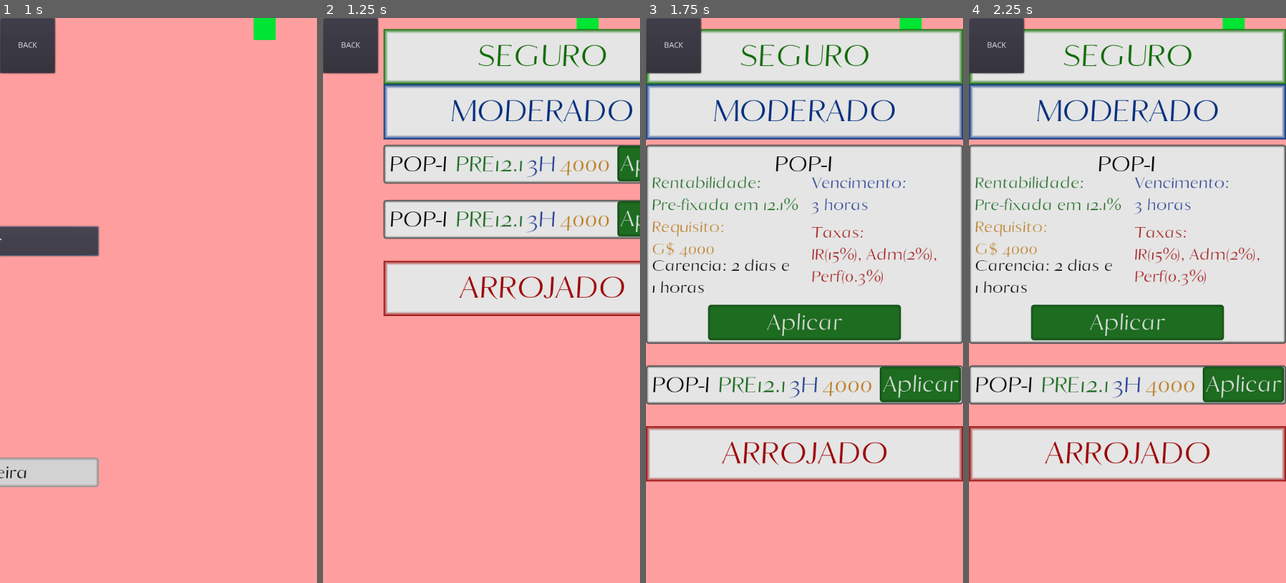
Above: before the commit, frames 1-4 (left to right).
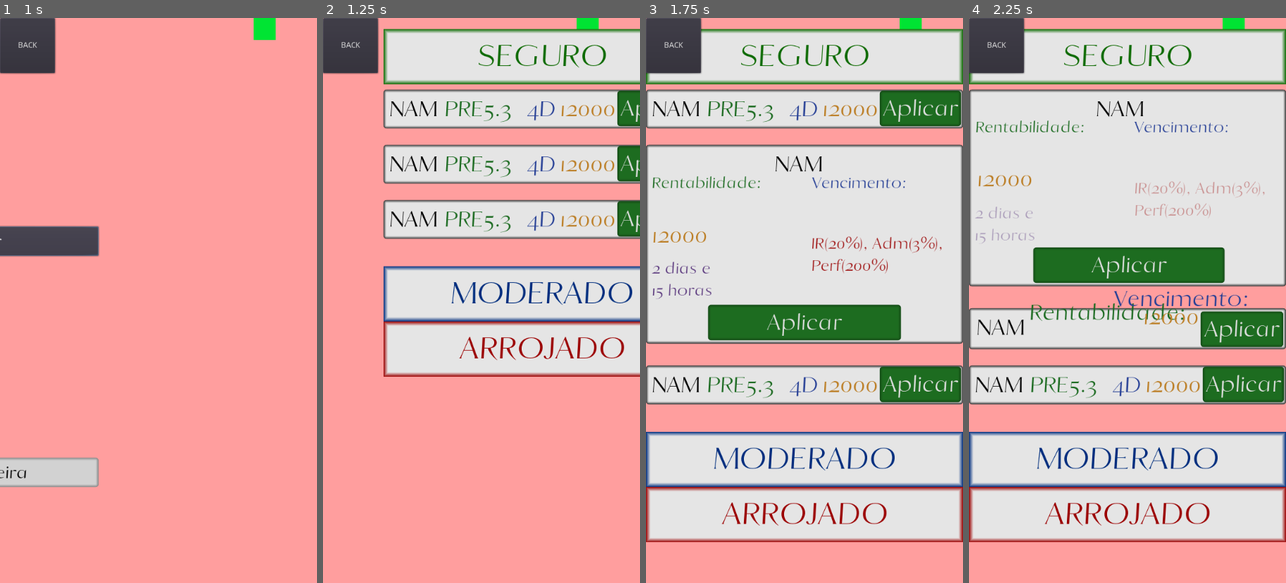
Above: after the commit, the same moments.

Repository: AndreMoukarzel/Grana-Preta
Game: Godot game, scene res://broker/Broker.tscn
Same seed, same stepped clock (60 frames per second), same inputs: the game is played once before the commit and once after it. This scene is started directly instead of the project's main scene.
Inputs (mouse positions are in pixels of both pictures, inside the frame that each line leads up to):
- Up to frame 1 (1 s): click "Investir" at 0.5 s
- Up to frame 2 (1.25 s): no input
- Up to frame 3 (1.75 s): click (864, 164) at 1.25 s, where only the run before the commit has a clickable "POP-I"
- Up to frame 4 (2.25 s): click (1127, 108) at 2 s, where only the run after the commit has a clickable "NAM"

Frame 1 is identical in both runs. In frame 2, 18% of the frame differs, in the area x 18-100%, y 11-64%; in frame 3, 24%; in frame 4, 36%, in the area x 0-100%, y 11-93%.
Error after the commit: Invalid get index '99' (on base: 'Array'). (res://broker/bond/BondGenerator.gd:29)

Commit message:
Add bond generation and display fixes

Diff:
--- a/broker/BondDisplay.gd
+++ b/broker/BondDisplay.gd
@@ -15,11 +15,10 @@
 
 
 func _ready():
-	for i in range(2):
-		var Bond = add_bond(ModerBonds)
-		Bond.setup("POP-I", 12.1, "Pre-fixada", [0, 3], 4000, [2, 1], [15, 2, 0.3])
-		Bond.connect("opened", self, "bond_opened")
-		Bond.connect("closed", self, "bond_closed")
+#	for i in range(2):
+#		var Bond = add_bond(ModerBonds)
+#		Bond.setup("POP-I", 12.1, "Pre-fixada", [0, 3], 4000, [2, 1], [15, 2, 0.3])
+	$BondGenerator.generate()
 	s_pos = $Safe.rect_position.y
 	m_pos = $Moderate.rect_position.y
 	c_pos = $Chanceful.rect_position.y
@@ -28,6 +27,9 @@
 func add_bond(parent):
 	var Bond = BOND_SCN.instance()
 	Bond.rect_position.y =  parent.get_child_count() * 100
+	Bond.set_name(str(parent.get_child_count()))
+	Bond.connect("opened", self, "bond_opened")
+	Bond.connect("closed", self, "bond_closed")
 	parent.add_child(Bond)
 
 	if parent != ChanceBonds:
@@ -37,6 +39,7 @@
 		total_height += 110
 
 	return Bond
+
 
 func close_all_bonds(exception = null):
 	for child in $Safe/Bonds.get_children():
@@ -76,8 +79,8 @@
 	close_all_bonds(bond)
 	for child in bond.get_parent().get_children():
 		if child.rect_global_position.y > pos_y:
-			var pos = child.rect_position.y
-			$Tween.interpolate_property(child, "rect_position:y", pos, pos + BOND_EXPANSION, TWN_TIME, Tween.TRANS_QUAD, Tween.EASE_IN_OUT)
+			var pos = int(child.get_name()) * 100
+			$Tween.interpolate_property(child, "rect_position:y", null, pos + BOND_EXPANSION, TWN_TIME, Tween.TRANS_QUAD, Tween.EASE_IN_OUT)
 
 	if group != "Chanceful":
 		$Tween.interpolate_property($Chanceful, "rect_position:y", null, c_pos + BOND_EXPANSION, TWN_TIME, Tween.TRANS_QUAD, Tween.EASE_IN_OUT)
@@ -95,8 +98,8 @@
 	disable_all_bonds()
 	for child in bond.get_parent().get_children():
 		if child.rect_global_position.y > pos_y:
-			var pos = child.rect_position.y
-			$Tween.interpolate_property(child, "rect_position:y", pos, pos - BOND_EXPANSION, TWN_TIME, Tween.TRANS_QUAD, Tween.EASE_IN_OUT)
+			var pos = int(child.get_name()) * 100
+			$Tween.interpolate_property(child, "rect_position:y", null, pos, TWN_TIME, Tween.TRANS_QUAD, Tween.EASE_IN_OUT)
 
 	if group != "Chanceful":
 		$Tween.interpolate_property($Chanceful, "rect_position:y", null, c_pos, TWN_TIME, Tween.TRANS_QUAD, Tween.EASE_IN_OUT)
--- a/broker/BondDisplay.tscn
+++ b/broker/BondDisplay.tscn
@@ -1,7 +1,8 @@
-[gd_scene load_steps=7 format=2]
+[gd_scene load_steps=8 format=2]
 
 [ext_resource path="res://broker/BondDisplay.gd" type="Script" id=1]
 [ext_resource path="res://school/Lessons/LessonFont.otf" type="DynamicFontData" id=2]
+[ext_resource path="res://broker/bond/BondGenerator.gd" type="Script" id=3]
 
 [sub_resource type="StyleBoxFlat" id=1]
 bg_color = Color( 0.901961, 0.901961, 0.901961, 1 )
@@ -101,3 +102,6 @@
 margin_bottom = 150.0
 
 [node name="Tween" type="Tween" parent="."]
+
+[node name="BondGenerator" type="Node" parent="."]
+script = ExtResource( 3 )
--- a/broker/bond/Bond.gd
+++ b/broker/bond/Bond.gd
@@ -20,7 +20,7 @@
 
 func setup(bond_name : String, rentability : float, rentability_type : String, expiration : Array, min_investment : int, min_time : Array, taxes : Array):
 	self.bond_name = bond_name
-	self.rentability = rentability
+	self.rentability = stepify(rentability, 0.1)
 	self.rentability_type = rentability_type
 	self.expiration = expiration
 	self.min_investment = min_investment
@@ -35,7 +35,7 @@
 			$MinTime.text += str(" e\n", min_time[1], " horas")
 	elif min_time[1] > 0:
 		$MinTime.text += str(min_time[1], " horas")
-	$Taxes.text = str("Taxas:\nIR(", taxes[0], "%), Adm(", taxes[1], "%),\nPerf(", taxes[2], "%)")
+	$Taxes.text = str("Taxas:\nIR(", taxes[0], "%), Adm(", stepify(taxes[1], 0.1), "%),\nPerf(", stepify(taxes[2], 0.1), "%)")
 	resume_info()
 
 
@@ -83,8 +83,8 @@
 	$Taxes.hide()
 	$Tween.interpolate_property(self, "rect_size:y", null, 70, TWN_TIME, Tween.TRANS_QUAD, Tween.EASE_IN_OUT)
 	$Tween.interpolate_property($Name, "rect_position:x", null, 10, TWN_TIME, Tween.TRANS_QUAD, Tween.EASE_IN_OUT)
-	$Tween.interpolate_property($Rentability, "rect_position", null, Vector2(130, -20), TWN_TIME, Tween.TRANS_QUAD, Tween.EASE_IN_OUT)
-	$Tween.interpolate_property($Expiration, "rect_position", null, Vector2(260, -20), TWN_TIME, Tween.TRANS_QUAD, Tween.EASE_IN_OUT)
+	$Tween.interpolate_property($Rentability, "rect_position", null, Vector2(110, -20), TWN_TIME, Tween.TRANS_QUAD, Tween.EASE_IN_OUT)
+	$Tween.interpolate_property($Expiration, "rect_position", null, Vector2(260, -45), TWN_TIME, Tween.TRANS_QUAD, Tween.EASE_IN_OUT)
 	$Tween.interpolate_property($MinInvestment, "rect_position", null, Vector2(320, -20), TWN_TIME, Tween.TRANS_QUAD, Tween.EASE_IN_OUT)
 	$Tween.interpolate_property($Apply, "rect_position", null, Vector2(425, 2), TWN_TIME, Tween.TRANS_QUAD, Tween.EASE_IN_OUT)
 	$Tween.interpolate_property($Apply, "rect_size", null, Vector2(147, 64), TWN_TIME, Tween.TRANS_QUAD, Tween.EASE_IN_OUT)
--- a/broker/bond/Bond.tscn
+++ b/broker/bond/Bond.tscn
@@ -59,12 +59,12 @@
 margin_bottom = 70.0
 custom_fonts/font = SubResource( 2 )
 custom_colors/font_color = Color( 0, 0, 0, 1 )
-text = "NAME"
+text = "NAM"
 valign = 1
 
 [node name="Rentability" type="Label" parent="."]
-margin_left = 130.0
-margin_right = 291.0
+margin_left = 110.0
+margin_right = 271.0
 margin_bottom = 70.0
 custom_fonts/font = SubResource( 3 )
 custom_colors/font_color = Color( 0.113725, 0.423529, 0.133333, 1 )
@@ -92,12 +92,13 @@
 [node name="MinTime" type="Label" parent="."]
 visible = false
 margin_left = 10.0
-margin_top = 200.0
+margin_top = 205.0
 margin_right = 168.0
-margin_bottom = 311.0
+margin_bottom = 316.0
 rect_scale = Vector2( 0.7, 0.7 )
 custom_fonts/font = SubResource( 3 )
-custom_colors/font_color = Color( 0, 0, 0, 1 )
+custom_colors/font_color = Color( 0.34902, 0.211765, 0.490196, 1 )
+custom_colors/font_outline_modulate = Color( 0, 0, 0, 1 )
 text = "2 dias e
 15 horas"
 valign = 1
@@ -105,9 +106,9 @@
 [node name="Taxes" type="Label" parent="."]
 visible = false
 margin_left = 300.0
-margin_top = 140.0
+margin_top = 160.0
 margin_right = 641.0
-margin_bottom = 251.0
+margin_bottom = 271.0
 rect_scale = Vector2( 0.7, 0.7 )
 custom_fonts/font = SubResource( 3 )
 custom_colors/font_color = Color( 0.635294, 0.101961, 0.101961, 1 )
--- /dev/null
+++ b/broker/bond/BondGenerator.gd
@@ -0,0 +1,32 @@
+extends Node
+
+onready var BondDisplay = get_parent()
+
+
+func generate():
+	randomize()
+	# Generate pre-fixated bonds
+	generate_safe_bond(["LCI", "LCA"], "Inflation")
+	generate_safe_bond(["CRI", "CRA", "CDB"], "Inflation")
+	generate_safe_bond(["TES"], "Selic")
+
+
+func generate_safe_bond(possible_names, index_name):
+	var Bond = BondDisplay.add_bond(BondDisplay.SafeBonds)
+	var bond_name = possible_names[randi() % possible_names.size()]
+	var min_investment = 200 + randi() % 4801
+	var min_time = [round(rand_range(.0, .6)), randi() % 16]
+	var expiration = [min_time[0] + 4 + randi() % 4, min_time[1] + randi() % 20]
+	var taxes = [22.5, rand_range(0.0, 2.5), 0] # IR, Adm, Performance
+	var rentability
+	var avg = 0
+	var index = Save.inflation_last100
+
+	if index_name == "Selic":
+		index = Save.selic_last100
+
+	for i in range(expiration[0]):
+		avg += index[99 - i]
+	avg /= expiration[0]
+	rentability = index[99] + avg + rand_range(-2.0, 2.0)
+	Bond.setup(bond_name, rentability, "Pre-fixada", expiration, min_investment, min_time, taxes)
